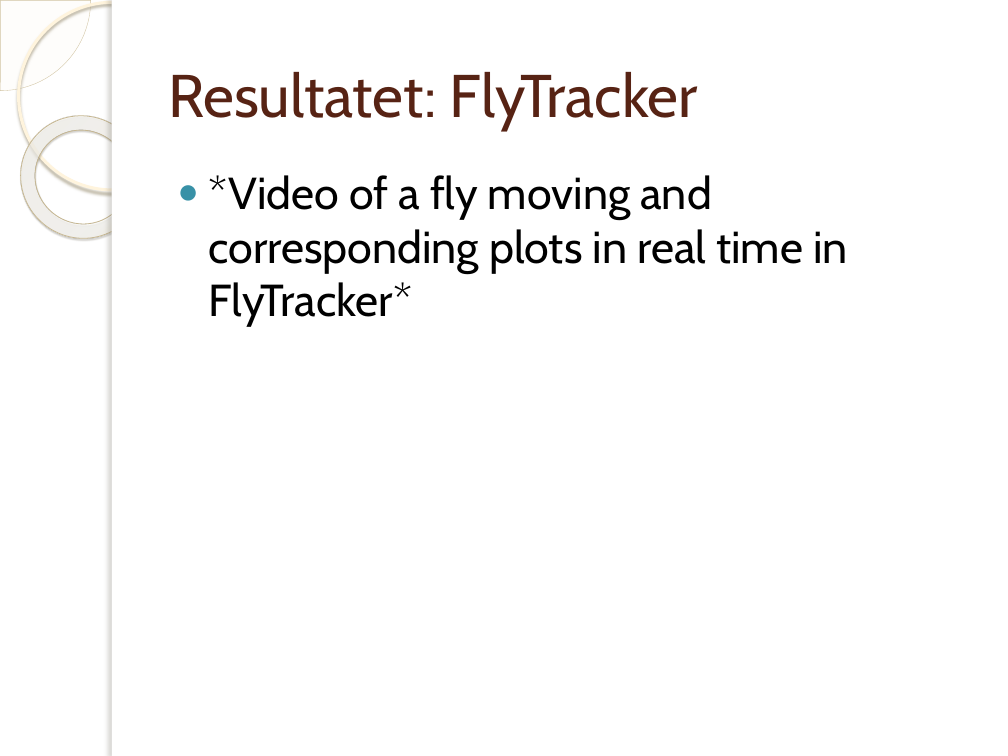
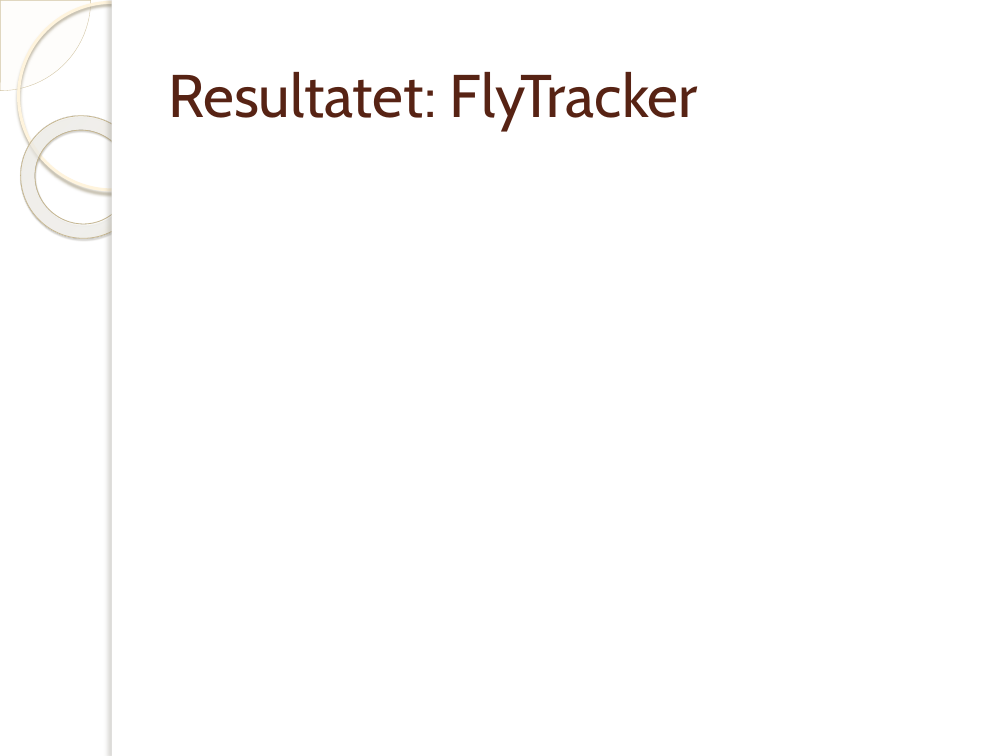
Before and after one commit to jakelamotta/master_thesis, a slide deck: slide 12 of presentations/presentation_swe.pptx. Drawn at 1008x756 pixels with LibreOffice and Linux fonts; fonts in the diff are those of the drawing; background and template pictures are left out. Boxes give left, top, right and bottom in pixels: in the first picture for what was removed or moved away, otherwise in the second. Text is boxed around its words. In the diff, an @@ line names an element or a change of style, - is before the commit and + after.

```diff
--- a/presentations/presentation_swe.pptx
+++ b/presentations/presentation_swe.pptx
@@ text removed at [209, 175, 848, 327] @@
-● *Video of a fly moving and corresponding plots in real time in FlyTracker*
```
Also in this commit, not shown: 3 other slides changed, 1 slide added, 1 slide removed, 2 other files.
